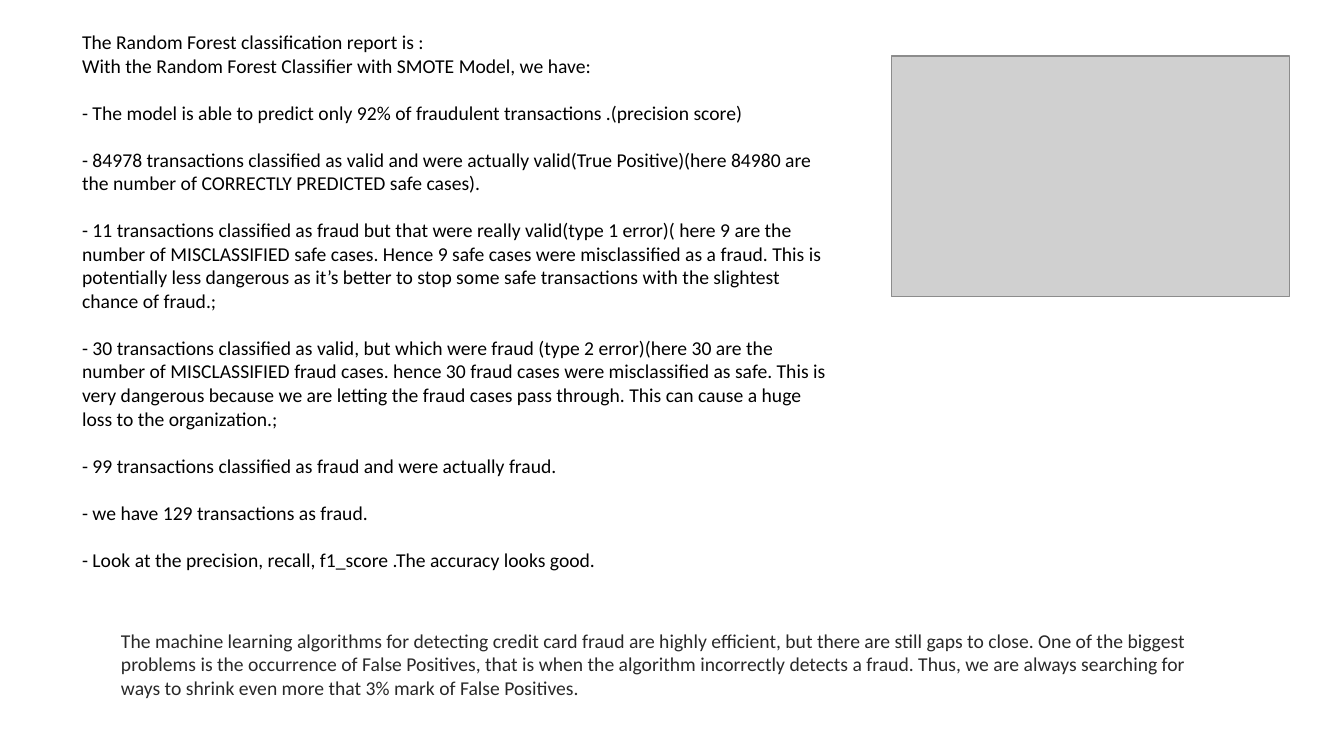
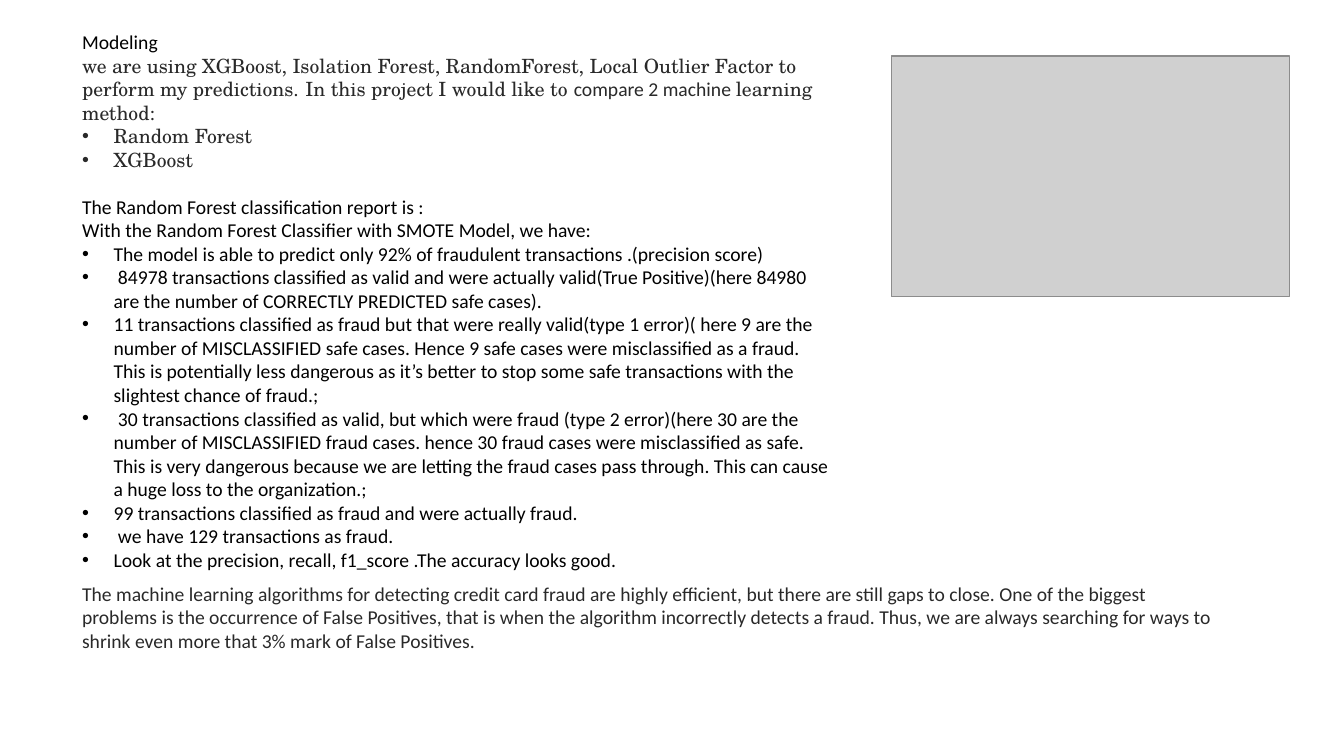
Before and after one commit to Nastaranra/Springboard_Project, a slide deck: slide 11 of Unit 20/Final_Presentation_Credit_card_Fraud_Detection.pptx (slide 12 before the commit). Drawn at 1344x756 pixels with LibreOffice and Linux fonts; fonts in the diff are those of the drawing; grey boxes stand for pictures. Boxes give left, top, right and bottom in pixels: in the first picture for what was removed or moved away, otherwise in the second. Text is boxed around its words. In the diff, an @@ line names an element or a change of style, - is before the commit and + after.

```diff
--- a/Unit 20/Final_Presentation_Credit_card_Fraud_Detection.pptx
+++ b/Unit 20/Final_Presentation_Credit_card_Fraud_Detection.pptx
@@ text at <box>82,35,813,168</box>: paragraphs added @@
+Modeling
+we are using XGBoost, Isolation Forest, RandomForest, Local Outlier Factor to perform my predictions. In this project I would like to compare 2 machine learning method:
+• Random Forest
+• XGBoost
@@ text at <box>114,247,828,571</box>: text changed @@
-- The model is able to predict only 92% of fraudulent transactions .(precision score)
-- 84978 transactions classified as valid and were actually valid(True Positive)(here 84980 are the number of CORRECTLY PREDICTED safe cases).
-- 11 transactions classified as fraud but that were really valid(type 1 error)( here 9 are the number of MISCLASSIFIED safe cases. Hence 9 safe cases were misclassified as a fraud. This is potentially less dangerous as it’s better to stop some safe transactions with the slightest chance of fraud.;
-- 30 transactions classified as valid, but which were fraud (type 2 error)(here 30 are the number of MISCLASSIFIED fraud cases. hence 30 fraud cases were misclassified as safe. This is very dangerous because we are letting the fraud cases pass through. This can cause a huge loss to the organization.;
-- 99 transactions classified as fraud and were actually fraud.
-- we have 129 transactions as fraud.
-- Look at the precision, recall, f1_score .The accuracy looks good.
+• The model is able to predict only 92% of fraudulent transactions .(precision score)
+• 84978 transactions classified as valid and were actually valid(True Positive)(here 84980 are the number of CORRECTLY PREDICTED safe cases).
+• 11 transactions classified as fraud but that were really valid(type 1 error)( here 9 are the number of MISCLASSIFIED safe cases. Hence 9 safe cases were misclassified as a fraud. This is potentially less dangerous as it’s better to stop some safe transactions with the slightest chance of fraud.;
+• 30 transactions classified as valid, but which were fraud (type 2 error)(here 30 are the number of MISCLASSIFIED fraud cases. hence 30 fraud cases were misclassified as safe. This is very dangerous because we are letting the fraud cases pass through. This can cause a huge loss to the organization.;
+• 99 transactions classified as fraud and were actually fraud.
+• we have 129 transactions as fraud.
+• Look at the precision, recall, f1_score .The accuracy looks good.
@@ text "The machine learning algorithms for ..." rewrapped from <box>121,634,1185,698</box> to <box>82,587,1211,648</box> @@
```
Also in this commit, not shown: 7 other slides changed, 3 slides removed.
